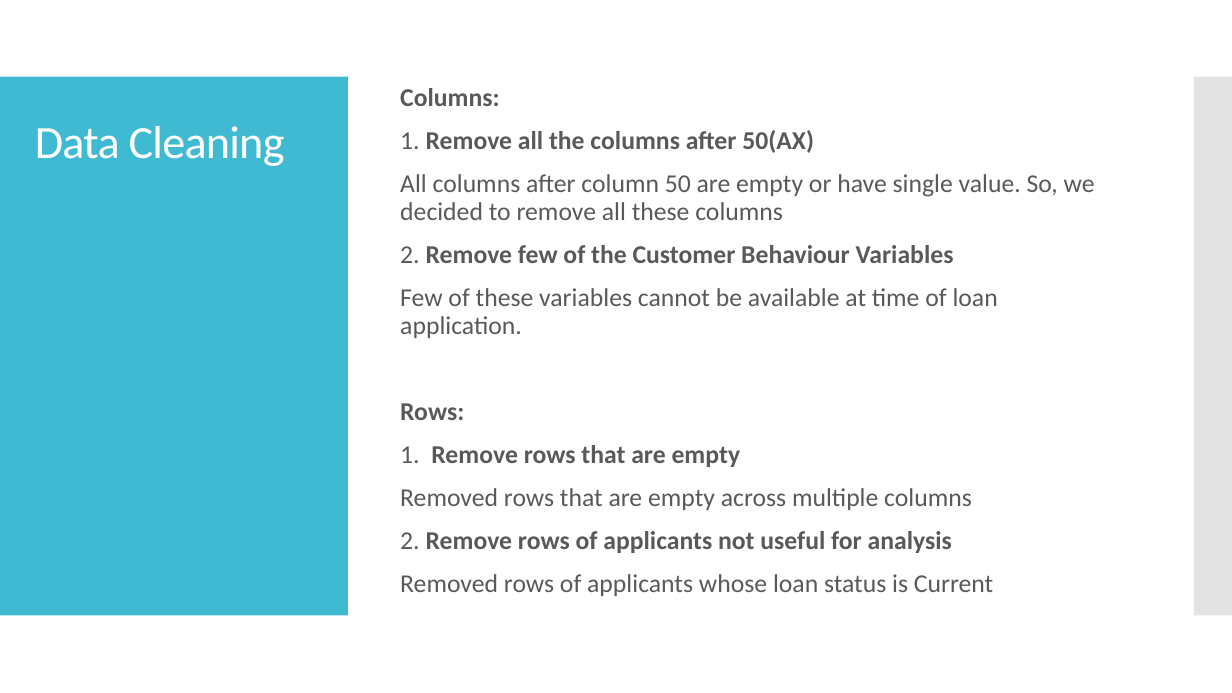
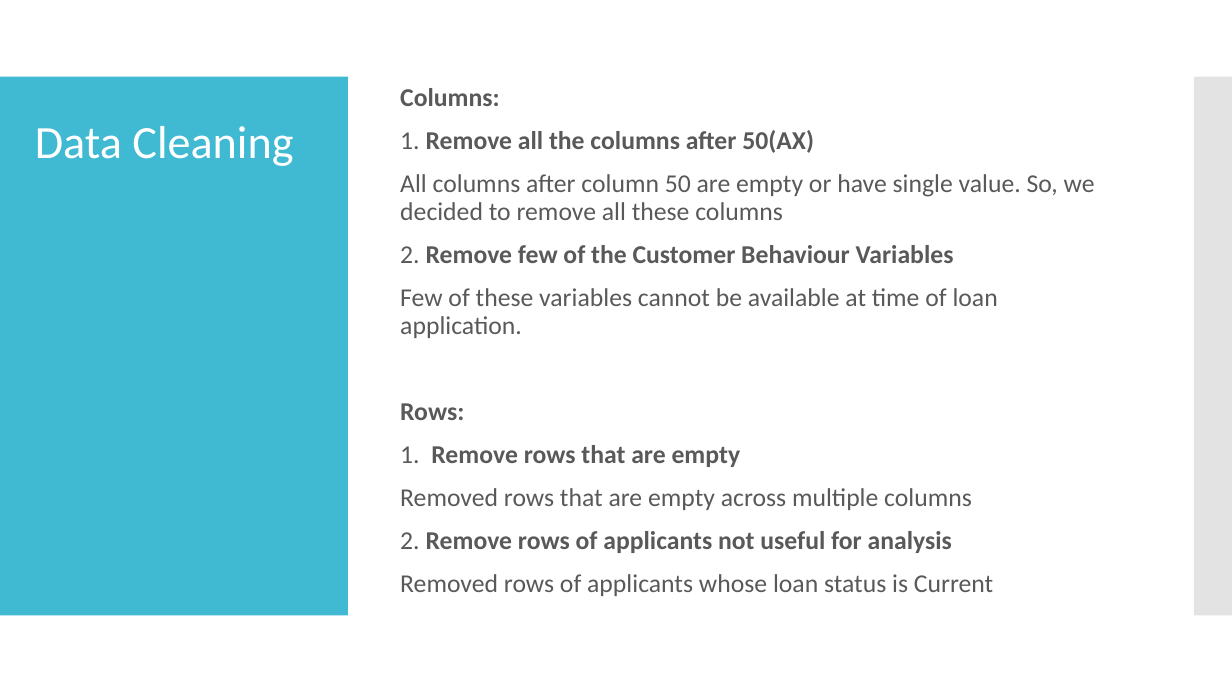
Before and after one commit to Tyagi0502/Lending-Club-Case-Study, a slide deck: slide 2 of Case Study.pptx. Drawn at 1232x693 pixels with LibreOffice and Linux fonts; fonts in the diff are those of the drawing. Boxes give left, top, right and bottom in pixels: in the first picture for what was removed or moved away, otherwise in the second. Text is boxed around its words. In the diff, an @@ line names an element or a change of style, - is before the commit and + after.

```diff
--- a/Case Study.pptx
+++ b/Case Study.pptx
@@ title "Data Cleaning" at [35, 126, 293, 166]: letter spacing -0.6 to 0 pt @@
```
Also in this commit, not shown: 6 other slides changed, 1 slide added, 1 slide removed, 1 other file.
